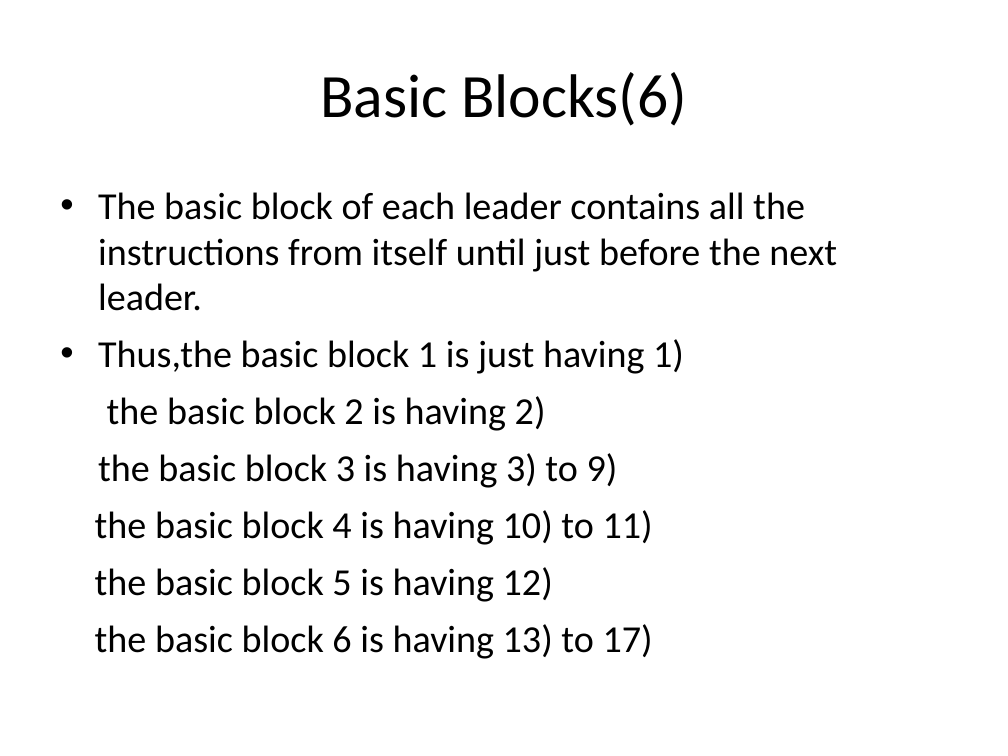
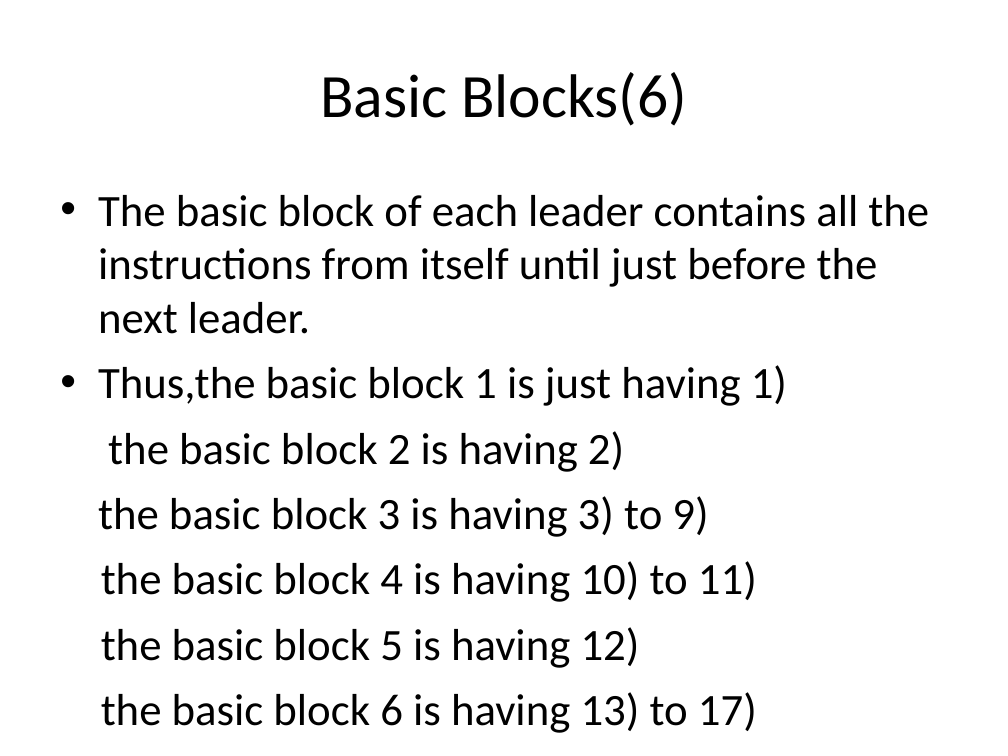
Before and after one commit to lazgaming70/6th-sem-GCR, a slide deck: slide 51 of PCD/Module-3/Code-Gen-part-2-.ppt. Drawn at 1008x756 pixels with LibreOffice and Linux fonts; fonts in the diff are those of the drawing. Boxes give left, top, right and bottom in pixels: in the first picture for what was removed or moved away, otherwise in the second. Text is boxed around its words. In the diff, an @@ line names an element or a change of style, - is before the commit and + after.

```diff
--- a/PCD/Module-3/Code-Gen-part-2-.ppt
+++ b/PCD/Module-3/Code-Gen-part-2-.ppt
@@ text "The basic block of each ..." at (x1=98, y1=195, x2=929, y2=733): size 27.2 to 32 pt @@
```
Also in this commit, not shown: 51 other slides changed.
